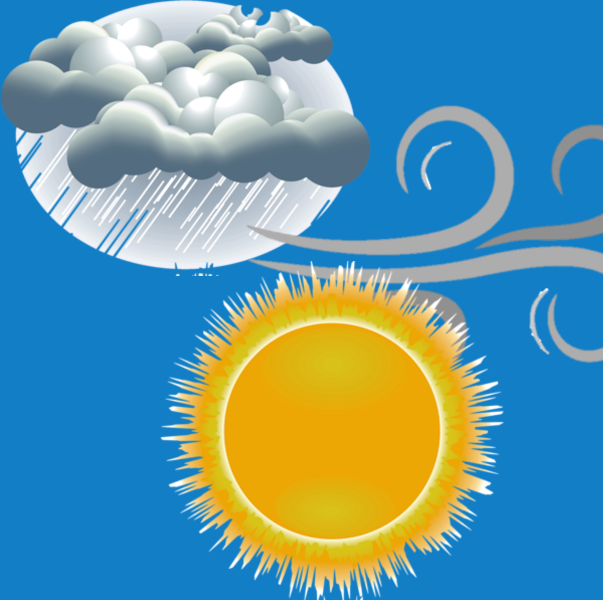
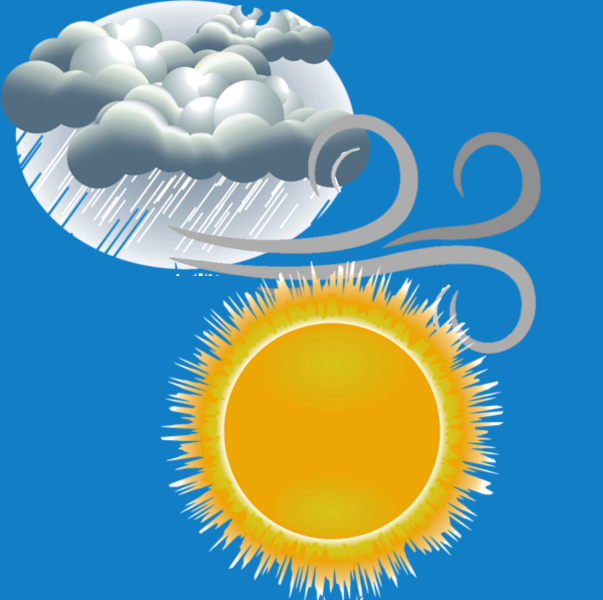
Revision of a layered (603, 600) image; what changed, layer by layer:
painted on "vent.png" over [168,105,603,369]
